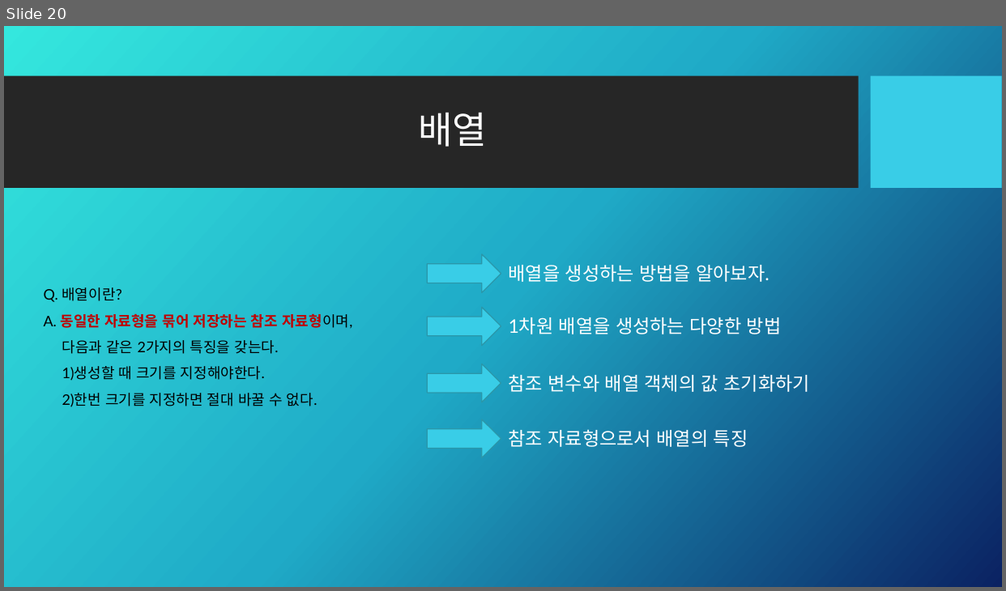
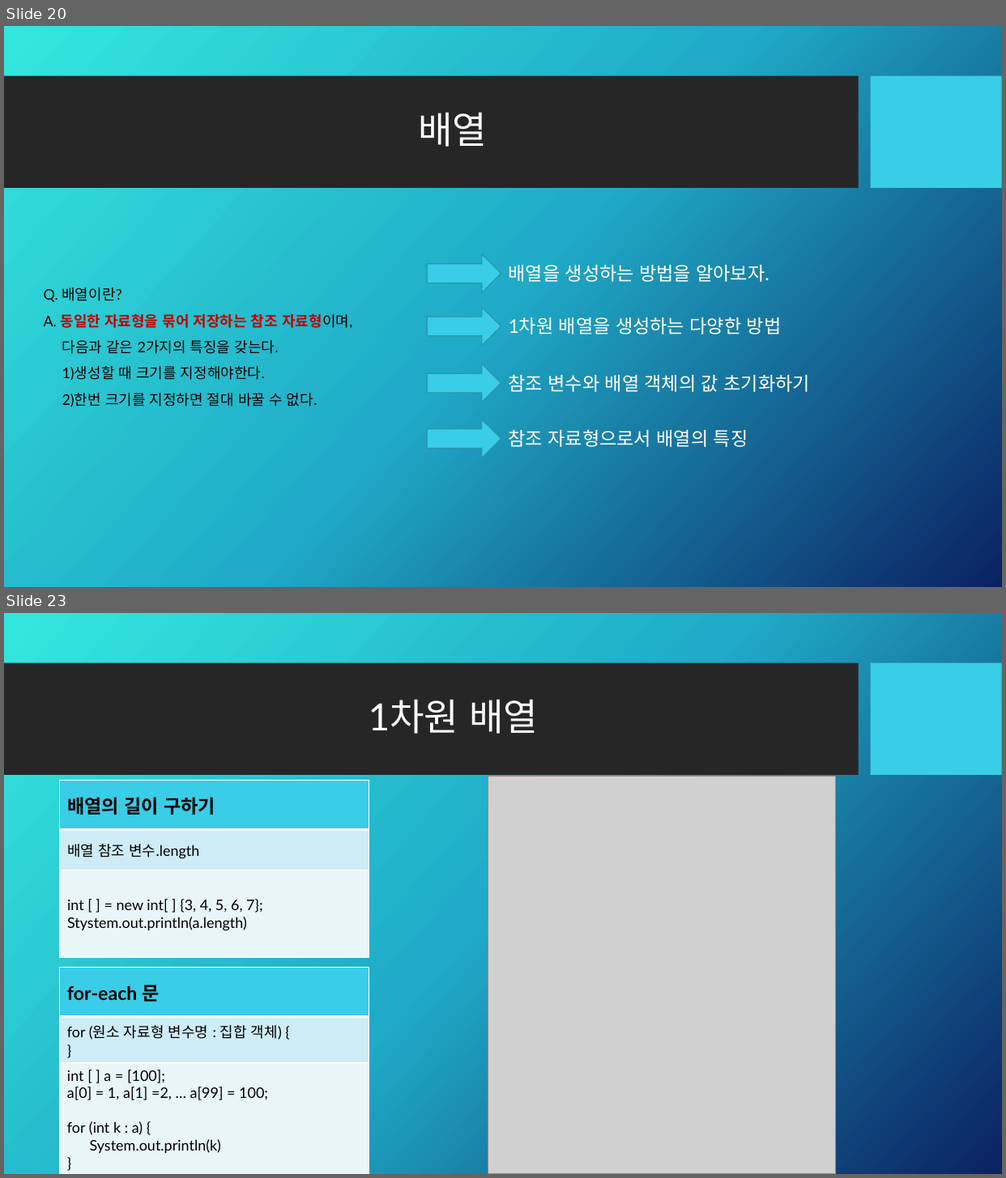
Before and after one commit to Kalex007s/java, a slide deck: study001/교육자료/Java.pptx. Shown one above the other, each under a label of ours: slide 20 before the commit, slides 20 and 23 after it; the slides between them are not shown. The pictures are 1006x591 and 1006x1178 pixels, drawn with LibreOffice and Linux fonts; fonts in the diff are those of the drawing; grey boxes stand for pictures; background and template pictures are left out. Boxes give left, top, right and bottom in pixels: in the first picture for what was removed or moved away, otherwise in the second. Text is boxed around its words. In the diff, an @@ line names an element or a change of style, - is before the commit and + after.

```diff
--- a/study001/교육자료/Java.pptx
+++ b/study001/교육자료/Java.pptx
@@ slide 23 added at bbox=[4, 613, 1002, 1174], background picture (left out); not listed: 2 template elements that a slide beside it also shows @@
@@ title added at bbox=[368, 699, 538, 734], 36 pt, text #FFFFFF @@
+1차원 배열
@@ table added at bbox=[59, 780, 368, 957], 3 rows, 1 columns @@
+배열의 길이 구하기
+배열 참조 변수.length
+int [ ] = new int[ ] {3, 4, 5, 6, 7}; / Stystem.out.println(a.length)
@@ picture added at bbox=[488, 777, 836, 1174] @@
@@ table added at bbox=[59, 967, 368, 1171], 3 rows, 1 columns @@
+for-each 문
+for (원소 자료형 변수명 : 집합 객체) { / }
+int [ ] a = [100]; / a[0] = 1, a[1] =2, … a[99] = 100; / for (int k : a) { / System.out.println(k) / }
```
Also in this commit, not shown: 2 slides changed, 1 other slide added, 3 other files.
